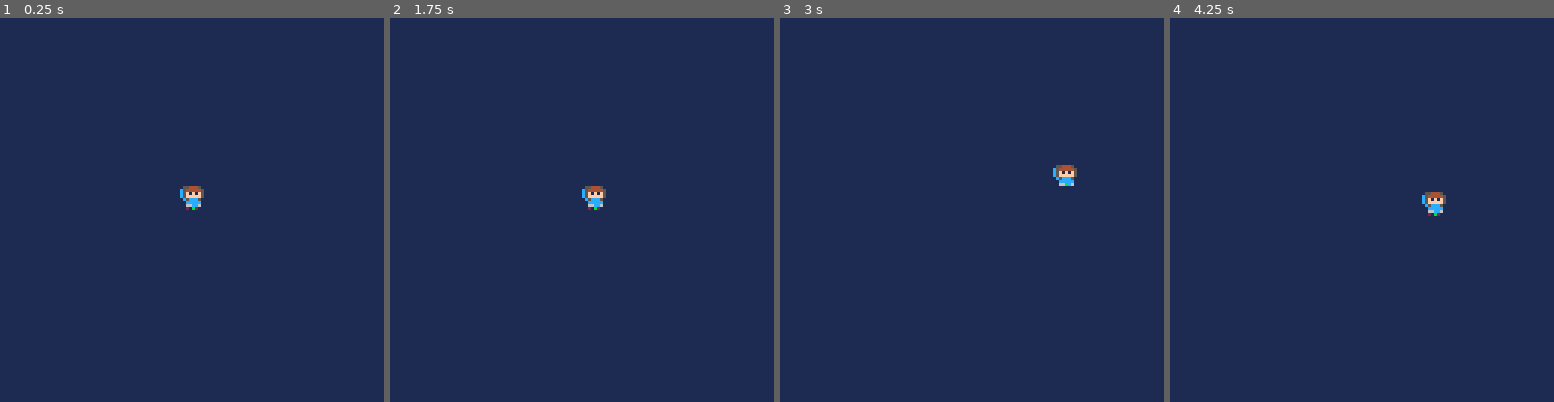
Above: before the commit, frames 1-4 (left to right).
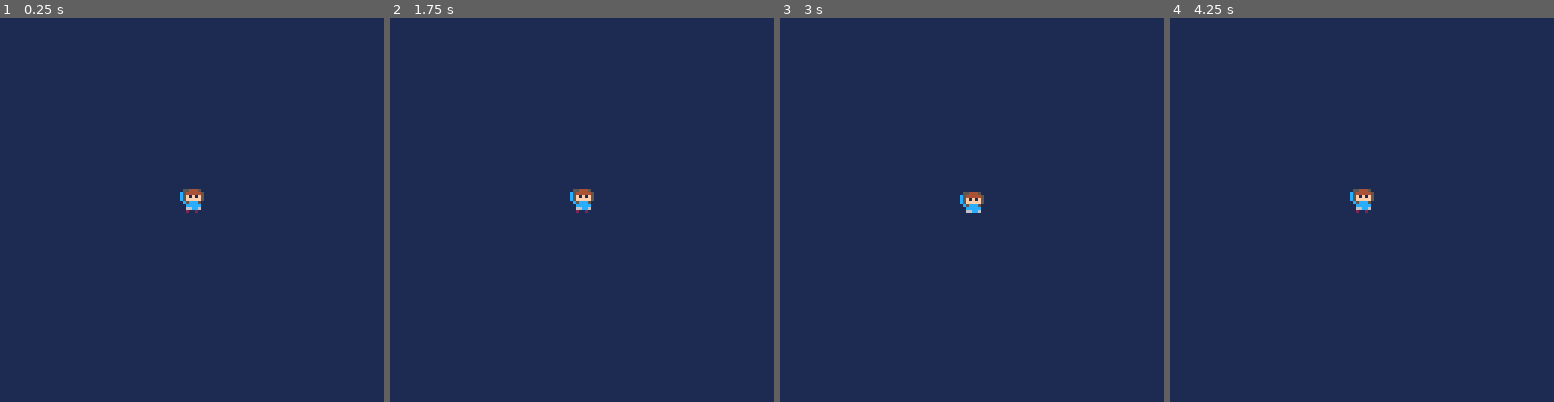
Above: after the commit, the same moments.

Repository: git2358/ggj19re
Game: PICO-8 cartridge cobsgame.p8
Two runs of this game, one before a commit and one after it. Both use one fixed random seed, a clock stepped at 60 frames per second and the inputs below.
Inputs:
- Up to frame 1 (0.25 s): no input
- Up to frame 2 (1.75 s): hold Right from 1.6 s (still down)
- Up to frame 3 (3 s): release Right at 2.1 s; hold Up 2.15-2.42 s; hold Right from 2.47 s (still down)
- Up to frame 4 (4.25 s): release Right at 3.03 s; hold Left 3.08-3.58 s; hold Down 3.63-3.97 s; hold Right from 4.02 s (still down)

The runs differ from the first frame. In frame 1, 0.2% of the frame differs, in the area x 46-54%, y 43-51%; in frame 2, 0.5%; in frame 3, 0.5%; in frame 4, 0.6%, in the area x 46-72%, y 44-52%.

Commit message:
Camera targeting

Diff:
--- a/cobsgame.p8
+++ b/cobsgame.p8
@@ -15,11 +15,15 @@
 	ps=0b01
 	pwt=0
 
+	-- camera
+	ctx,cty=px,py
+	cx,cy=ctx-64,cty-64
+
 end
 
 function _update()
 
-	-- control player
+	-- player
 	local wsh=btn(0)==btn(1)
 	local wsv=btn(2)==btn(3)
 	if band(ps,1) then
@@ -41,18 +45,32 @@
 	end
 	if (wsh and wsv) pwt=0
 
+	-- camera
+	if band(ps,1) then
+		ctx,cty=px,py
+	end
+	cx+=flr((ctx-cx-64)/2+0.5)
+	cy+=flr((cty-cy-64)/2+0.5)
+	if (ctx-cx==63) cx=ctx-64
+	if (cty-cy==63) cy=cty-64
+
 end
 
 function _draw()
 
 	rectfill(0,0,127,127,1)
 
+	-- map
+	local mtx,mty,mx,my
+	mtx=flr(cx/8)-1
+	mty=flr(cy/8)-1
+
 	-- player
 	local pxo
 	pxo=band(ps,2)==0 and 4 or 3
 	spr(pwt%18<9 and 1 or 2,
-		px-pxo,py-7,1,1,band(ps,2)==0)
-	pset(px,py,11)
+		px-pxo-cx,py-cy-7,1,1,
+		band(ps,2)==0)
 
 end
 __gfx__
